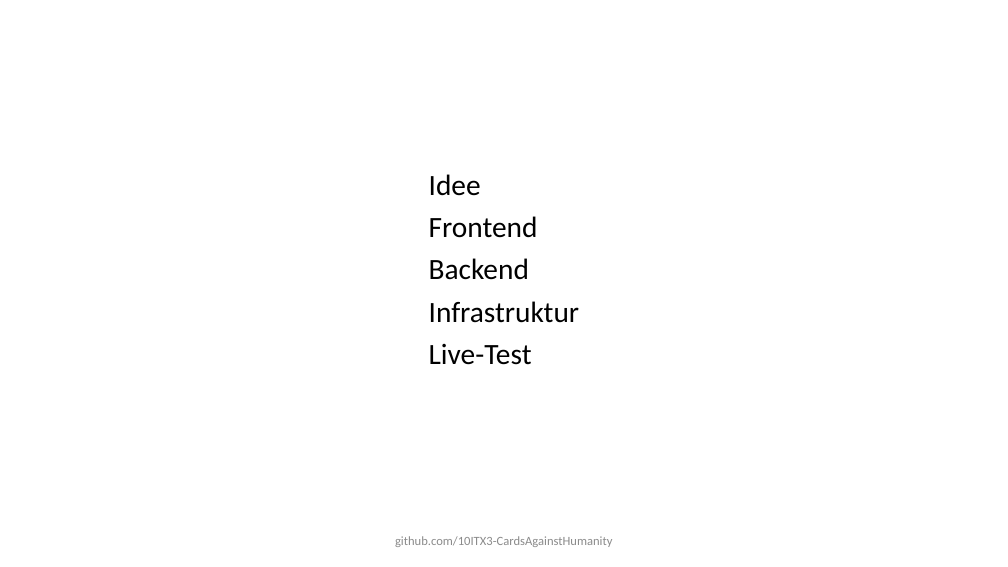
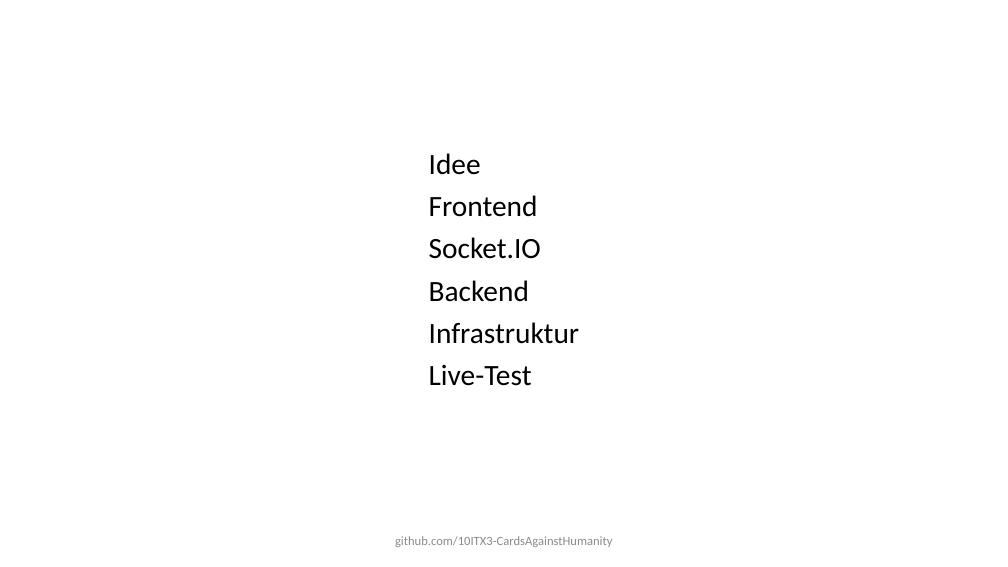
Before and after one commit to 10ITX3-CardsAgainstHumanity/cah-presentation, a slide deck: slide 2 of cah-presentation.pptx. Drawn at 1008x567 pixels with LibreOffice and Linux fonts; fonts in the diff are those of the drawing. Boxes give left, top, right and bottom in pixels: in the first picture for what was removed or moved away, otherwise in the second. Text is boxed around its words. In the diff, an @@ line names an element or a change of style, - is before the commit and + after.

```diff
--- a/cah-presentation.pptx
+++ b/cah-presentation.pptx
@@ text at (429, 237, 541, 259): paragraph added @@
+Socket.IO
```
Also in this commit, not shown: 4 other slides changed, 1 slide added, 3 slides removed.
